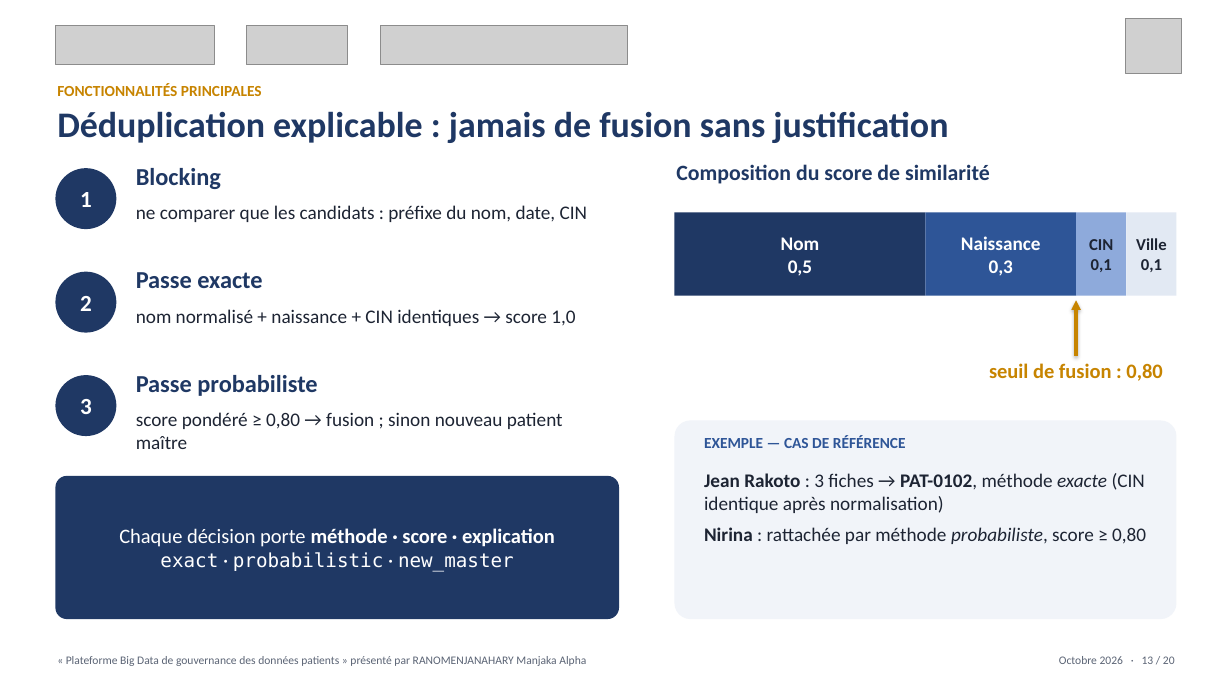
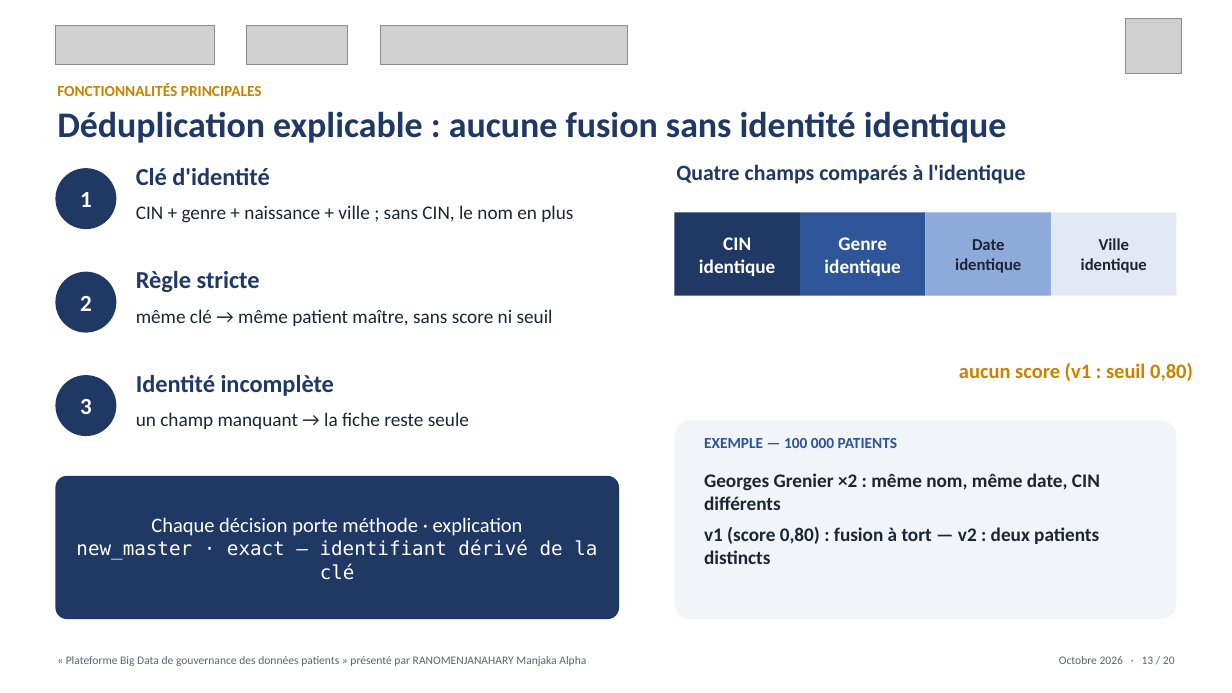
Before and after one commit to Alphamanjaka/test-big-data, a slide deck: slide 13 of documents/slide_soutenance/Soutenance_M2_MBDS_RANOMENJANAHARY.pptx. Drawn at 1232x693 pixels with LibreOffice and Linux fonts; fonts in the diff are those of the drawing; grey boxes stand for pictures. Boxes give left, top, right and bottom in pixels: in the first picture for what was removed or moved away, otherwise in the second. Text is boxed around its words. In the diff, an @@ line names an element or a change of style, - is before the commit and + after.

```diff
--- a/documents/slide_soutenance/Soutenance_M2_MBDS_RANOMENJANAHARY.pptx
+++ b/documents/slide_soutenance/Soutenance_M2_MBDS_RANOMENJANAHARY.pptx
@@ text at [57,111,1007,143]: text changed @@
-Déduplication explicable : jamais de fusion sans justification
+Déduplication explicable : aucune fusion sans identité identique
@@ text at [136,168,269,185]: text changed @@
-Blocking
+Clé d'identité
@@ text at [676,164,1025,184]: text changed @@
-Composition du score de similarité
+Quatre champs comparés à l'identique
@@ text at [136,205,573,223]: text changed @@
-ne comparer que les candidats : préfixe du nom, date, CIN
+CIN + genre + naissance + ville ; sans CIN, le nom en plus
@@ rectangle: place and size @@
-rectangle at [675,213,926,296]
+rectangle at [675,213,800,296]
@@ text at [699,237,775,276]: text changed @@
-Nom
-0,5
+CIN
+identique
@@ rectangle: place and size @@
-rectangle at [926,213,1077,296]
+rectangle at [800,213,926,296]
@@ text at [824,237,900,276]: text changed @@
-Naissance
-0,3
+Genre
+identique
@@ rectangle: place and size @@
-rectangle at [1077,213,1127,296]
+rectangle at [926,213,1052,296]
@@ text at [955,239,1021,273]: text changed @@
-CIN
-0,1
+Date
+identique
@@ rectangle: place and size @@
-rectangle at [1127,213,1177,296]
+rectangle at [1051,213,1177,296]
@@ text "Ville": place and size @@
-text "Ville" at [1136,238,1166,272]
+text "Ville" at [1081,238,1147,273]
@@ text at [1081,258,1147,273]: text changed @@
-0,1
+identique
@@ text at [136,271,260,292]: text changed @@
-Passe exacte
+Règle stricte
@@ text at [136,309,553,326]: text changed @@
-nom normalisé + naissance + CIN identiques → score 1,0
+même clé → même patient maître, sans score ni seuil
@@ arrow removed from (1077, 356) to (1077, 300) @@
@@ text at [136,375,334,396]: text changed @@
-Passe probabiliste
+Identité incomplète
@@ text at [959,363,1193,381]: text changed @@
-seuil de fusion : 0,80
+aucun score (v1 : seuil 0,80)
@@ text at [136,412,469,429]: text changed @@
-score pondéré ≥ 0,80 → fusion ; sinon nouveau patient maître
+un champ manquant → la fiche reste seule
@@ text at [704,438,897,448]: text changed @@
-EXEMPLE — CAS DE RÉFÉRENCE
+EXEMPLE — 100 000 PATIENTS
@@ text at [704,473,1100,564]: text changed; bold on @@
-Jean Rakoto : 3 fiches → PAT-0102, méthode exacte (CIN identique après normalisation)
-Nirina : rattachée par méthode probabiliste, score ≥ 0,80
+Georges Grenier ×2 : même nom, même date, CIN différents
+v1 (score 0,80) : fusion à tort — v2 : deux patients distincts
@@ text in rounded rectangle at [76,517,597,580]: text changed; size 16 to 15 pt; font Calibri to DejaVu Sans Mono @@
-Chaque décision porte méthode · score · explication
-exact · probabilistic · new_master
+Chaque décision porte méthode · explication
+new_master · exact — identifiant dérivé de la clé
```
Also in this commit, not shown: 4 other slides changed, 27 other files.
